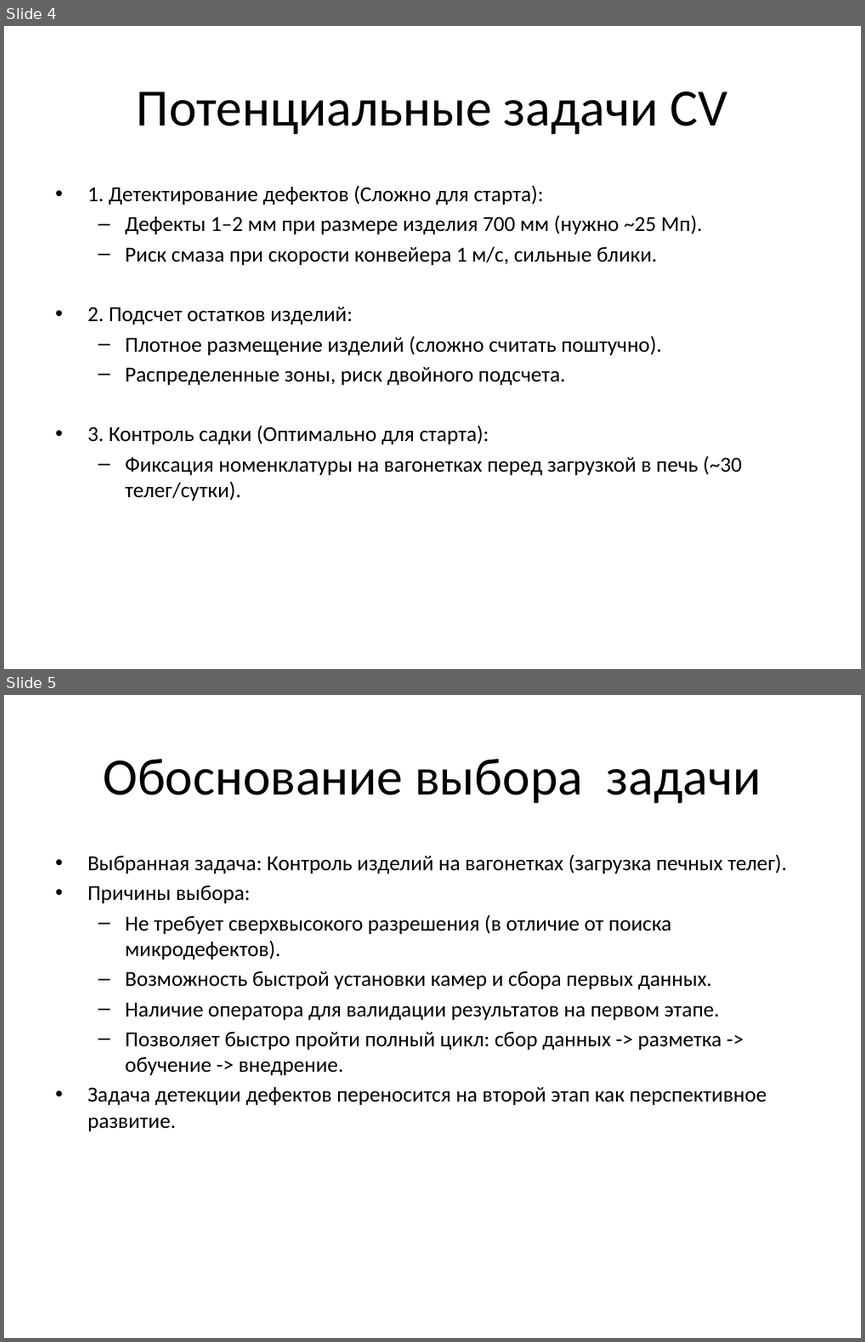
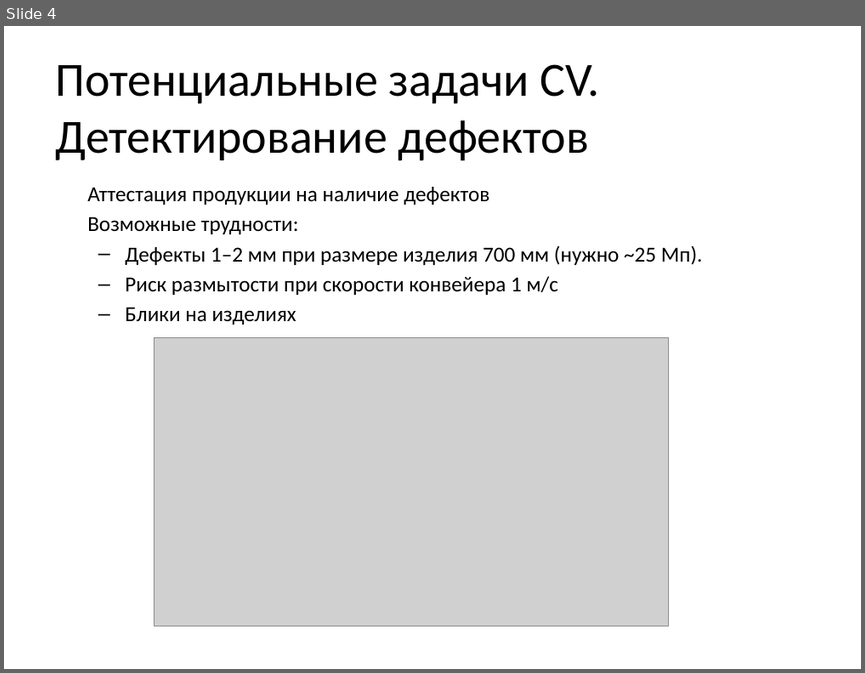
Before and after one commit to EduardKiselev/diploma, a slide deck: diploma_checkpoint1.pptx. Shown one above the other, each under a label of ours: slides 4 and 5 before the commit, slide 4 after it. The pictures are 865x1342 and 865x673 pixels, drawn with LibreOffice and Linux fonts; fonts in the diff are those of the drawing; grey boxes stand for pictures. Boxes give left, top, right and bottom in pixels: in the first picture for what was removed or moved away, otherwise in the second. Text is boxed around its words. In the diff, an @@ line names an element or a change of style, - is before the commit and + after.

```diff
--- a/diploma_checkpoint1.pptx
+++ b/diploma_checkpoint1.pptx
@@ slide 5 removed at bbox=[4, 695, 861, 1338], background #FFFFFF @@
@@ title removed at bbox=[103, 759, 761, 803] @@
-Обоснование выбора задачи
@@ text removed at bbox=[87, 855, 787, 1131] @@
-• Выбранная задача: Контроль изделий на вагонетках (загрузка печных телег).
-• Причины выбора:
-  – Не требует сверхвысокого разрешения (в отличие от поиска микродефектов).
-  – Возможность быстрой установки камер и сбора первых данных.
-  – Наличие оператора для валидации результатов на первом этапе.
-  – Позволяет быстро пройти полный цикл: сбор данных -> разметка -> обучение -> внедрение.
-• Задача детекции дефектов переносится на второй этап как перспективное развитие.
@@ slide 4 changed as well @@
@@ title at bbox=[55, 64, 600, 161]: text changed; size 44 to 40 pt @@
-Потенциальные задачи CV
+Потенциальные задачи CV. Детектирование дефектов
@@ text at bbox=[87, 187, 489, 234]: text changed @@
-• 1. Детектирование дефектов (Сложно для старта):
+Аттестация продукции на наличие дефектов
+Возможные трудности:
@@ text at bbox=[125, 276, 558, 324]: text changed @@
-  – Риск смаза при скорости конвейера 1 м/с, сильные блики.
-• 2. Подсчет остатков изделий:
-  – Плотное размещение изделий (сложно считать поштучно).
-  – Распределенные зоны, риск двойного подсчета.
-• 3. Контроль садки (Оптимально для старта):
-  – Фиксация номенклатуры на вагонетках перед загрузкой в печь (~30 телег/сутки).
+  – Риск размытости при скорости конвейера 1 м/с
+  – Блики на изделиях
@@ picture added at bbox=[154, 338, 668, 626] @@
```
Also in this commit, not shown: 4 other slides changed, 2 slides added, 1 other slide removed, 18 other files.
